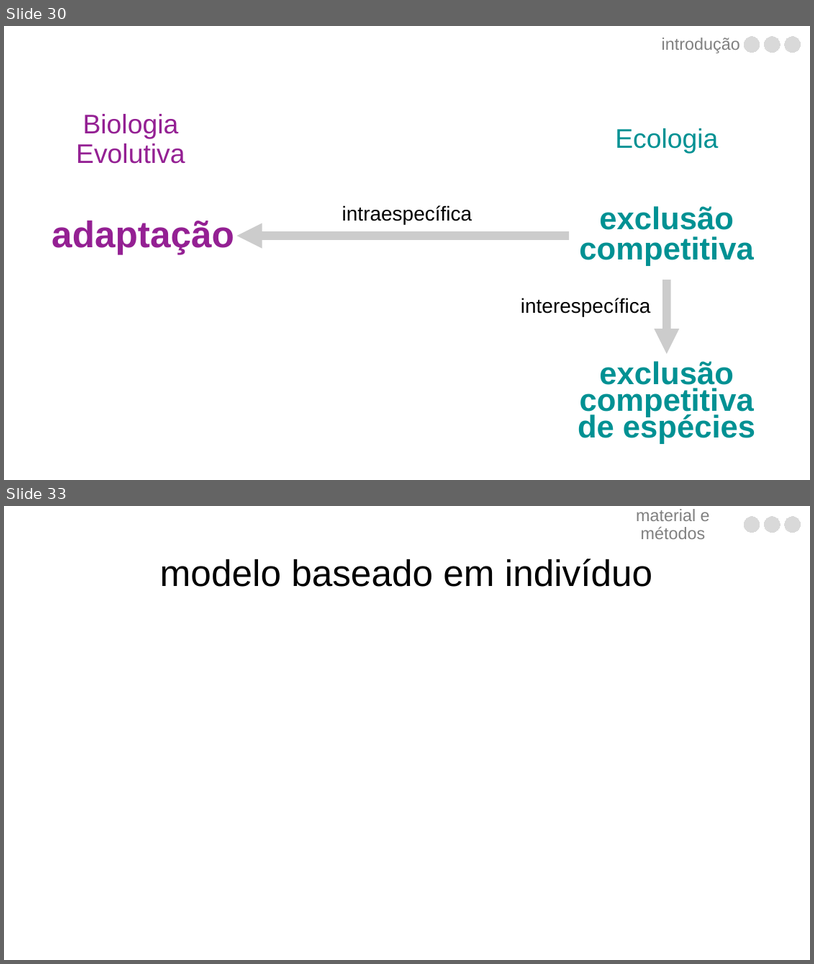
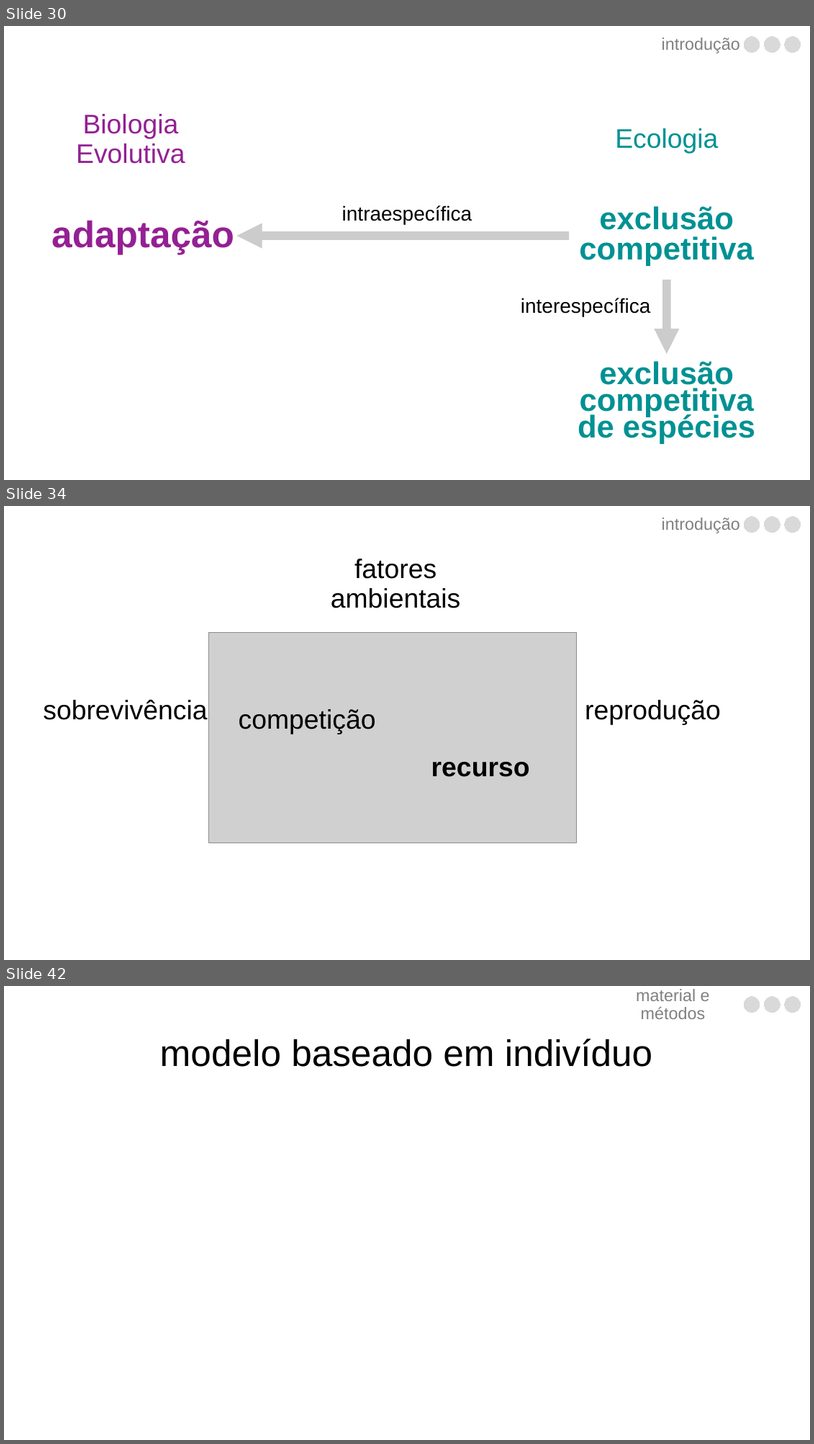
Before and after one commit to luisanovara/dissertacao, a slide deck: DEFESA.pptx. Shown one above the other, each under a label of ours: slides 30 and 33 before the commit, slides 30, 34 and 42 after it; the slides between them are not shown. The pictures are 814x964 and 814x1444 pixels, drawn with LibreOffice and Linux fonts; fonts in the diff are those of the drawing; grey boxes stand for pictures. Boxes give left, top, right and bottom in pixels: in the first picture for what was removed or moved away, otherwise in the second. Text is boxed around its words. In the diff, an @@ line names an element or a change of style, - is before the commit and + after.

```diff
--- a/DEFESA.pptx
+++ b/DEFESA.pptx
@@ slide 34 added at box(4, 506, 810, 960), background #FFFFFF @@
@@ text added at box(662, 518, 741, 533), 20 pt, text #808080 @@
+introdução
@@ freeform shape added at box(744, 517, 760, 533), fill #D9D9D9, outline #D9D9D9 0 pt @@
@@ freeform shape added at box(765, 517, 781, 533), fill #D9D9D9, outline #D9D9D9 0 pt @@
@@ freeform shape added at box(785, 517, 801, 533), fill #D9D9D9, outline #D9D9D9 0 pt @@
@@ text added at box(331, 559, 460, 608), 32 pt, text #000000 @@
+fatores ambientais
@@ picture added at box(209, 633, 577, 843) @@
@@ text added at box(43, 699, 207, 720), 32 pt, text #000000 @@
+sobrevivência
@@ text added at box(585, 700, 721, 725), 32 pt, text #000000 @@
+reprodução
@@ text added at box(239, 709, 376, 734), 32 pt, text #000000 @@
+competição
@@ text added at box(432, 762, 530, 777), 32 pt, text #000000, bold @@
+recurso
@@ what was slide 33 is now slide 42 @@
```
Also in this commit, not shown: 1 slide changed, 9 other slides added, 4 slides removed.
